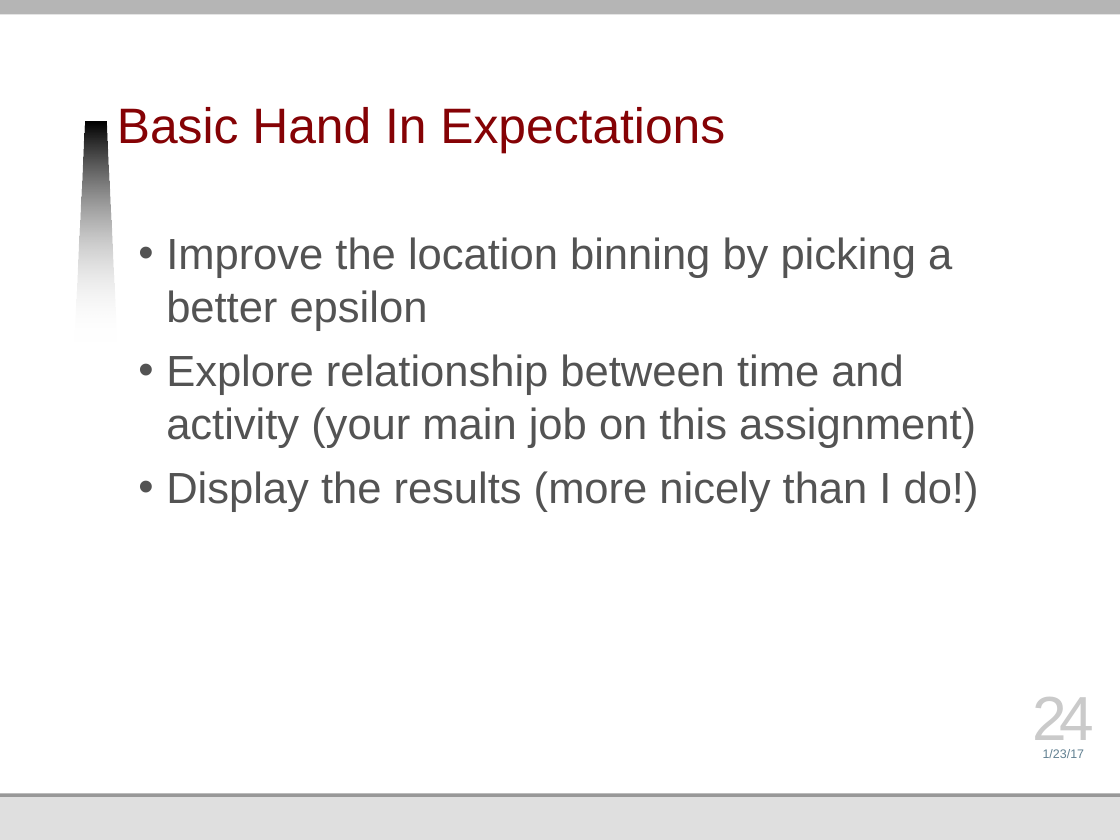
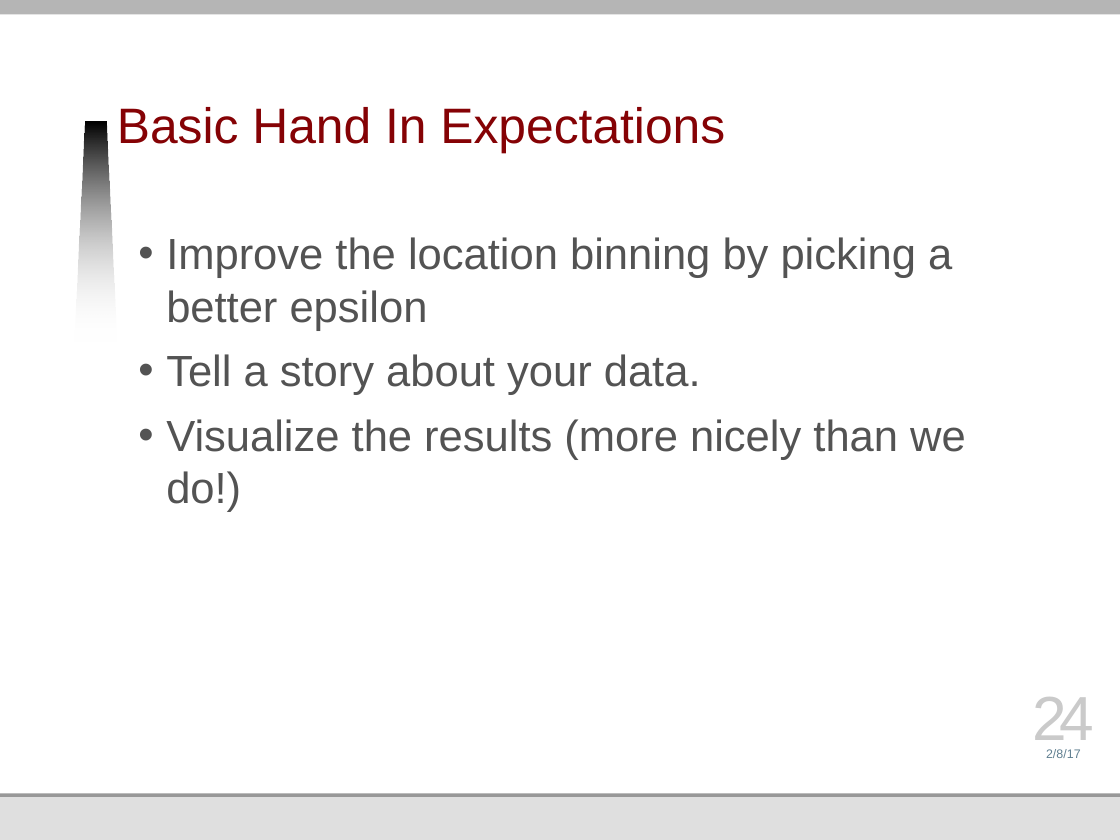
Before and after one commit to jmankoff/data, a slide deck: slide 24 of Lectures/Byte 3 Mobile.pptx. Drawn at 1120x840 pixels with LibreOffice and Linux fonts; fonts in the diff are those of the drawing; background and template pictures are left out. Boxes give left, top, right and bottom in pixels: in the first picture for what was removed or moved away, otherwise in the second. Text is boxed around its words. In the diff, an @@ line names an element or a change of style, - is before the commit and + after.

```diff
--- a/Lectures/Byte 3 Mobile.pptx
+++ b/Lectures/Byte 3 Mobile.pptx
@@ text at (x1=166, y1=354, x2=966, y2=512): text changed @@
-• Explore relationship between time and activity (your main job on this assignment)
-• Display the results (more nicely than I do!)
+• Tell a story about your data.
+• Visualize the results (more nicely than we do!)
@@ text at (x1=1046, y1=749, x2=1081, y2=758): text changed @@
-1/23/17
+2/8/17
```
Also in this commit, not shown: 22 other slides changed, 1 other file.
